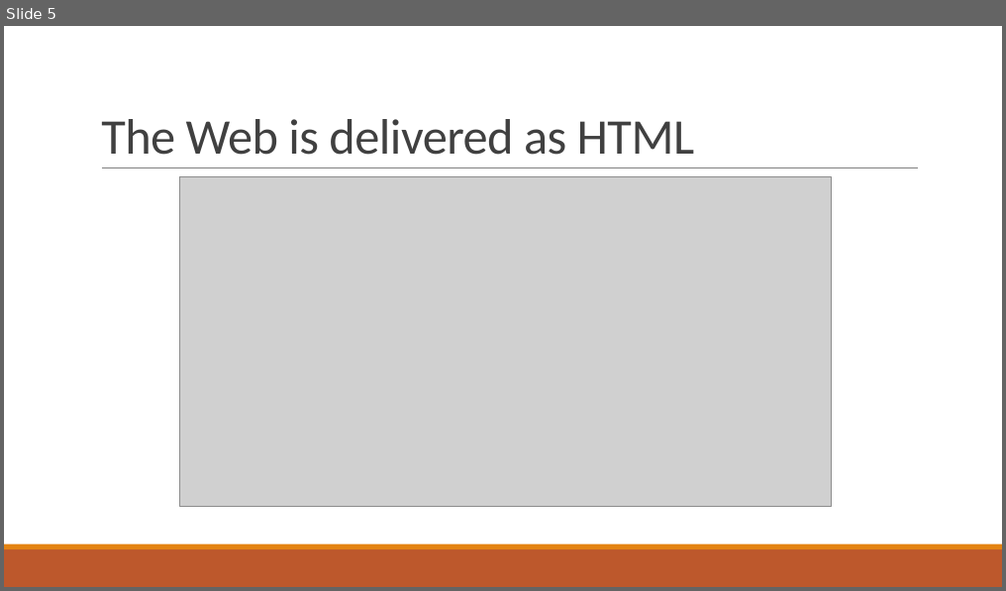
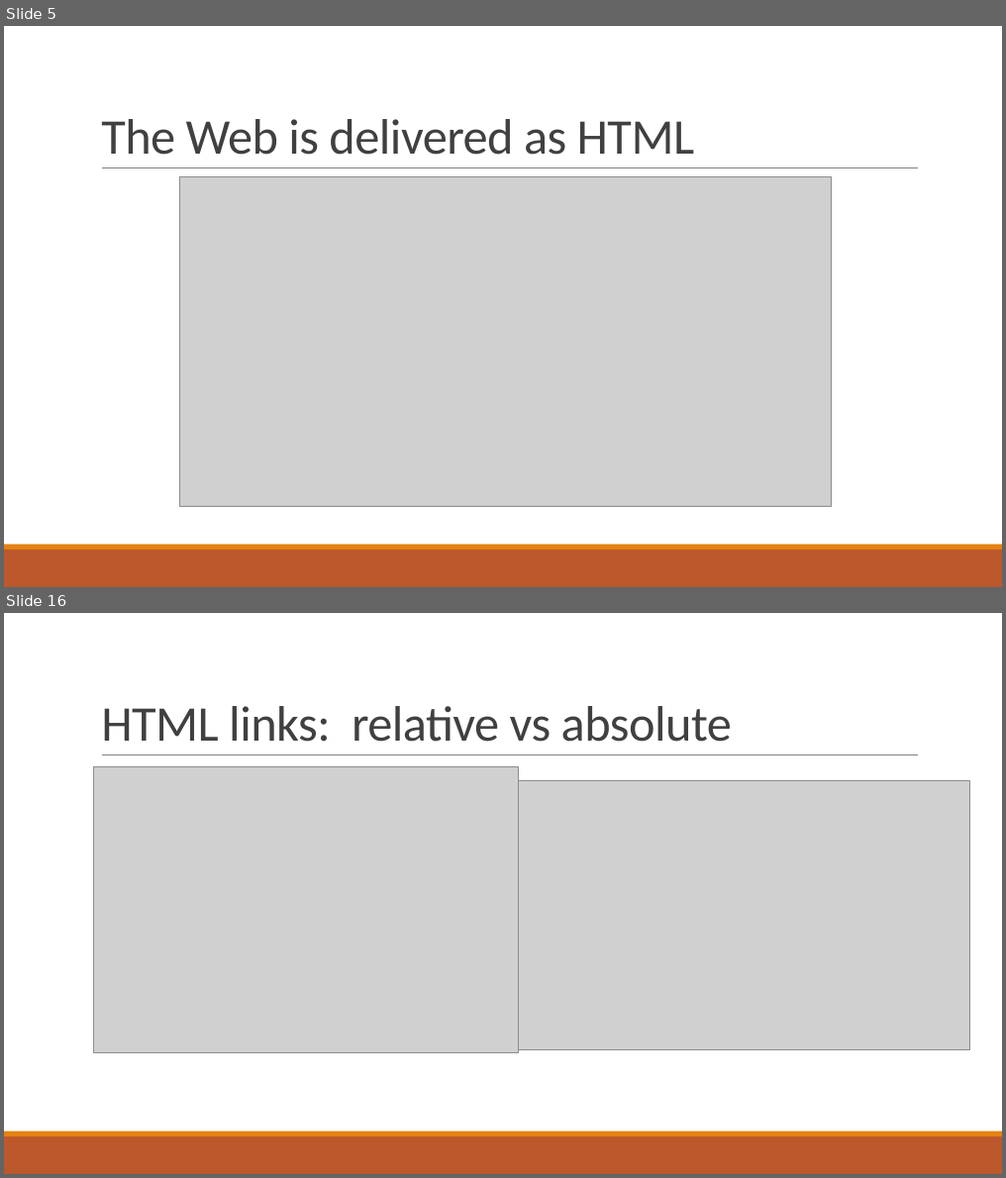
Before and after one commit to hmqcnoesy/booknotes, a slide deck: Web/AngleBrackets.pptx. Shown one above the other, each under a label of ours: slide 5 before the commit, slides 5 and 16 after it; the slides between them are not shown. The pictures are 1006x591 and 1006x1178 pixels, drawn with LibreOffice and Linux fonts; fonts in the diff are those of the drawing; grey boxes stand for pictures. Boxes give left, top, right and bottom in pixels: in the first picture for what was removed or moved away, otherwise in the second. Text is boxed around its words. In the diff, an @@ line names an element or a change of style, - is before the commit and + after.

```diff
--- a/Web/AngleBrackets.pptx
+++ b/Web/AngleBrackets.pptx
@@ slide 16 added at (4, 613, 1002, 1174), background #FFFFFF; not listed: 3 template elements that a slide beside it also shows @@
@@ title added at (101, 706, 732, 742), 48 pt, text #404040 @@
+HTML links: relative vs absolute
@@ picture added at (94, 767, 519, 1053) @@
@@ picture added at (519, 780, 969, 1051) @@
```
Also in this commit, not shown: 11 other slides added.
